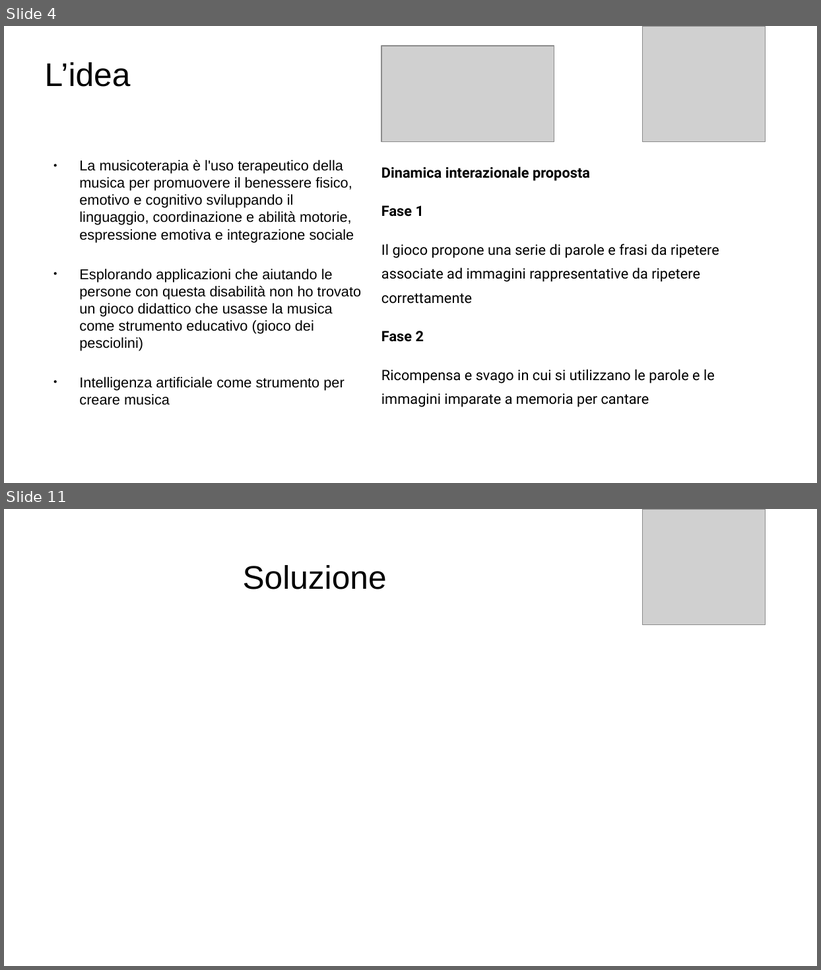
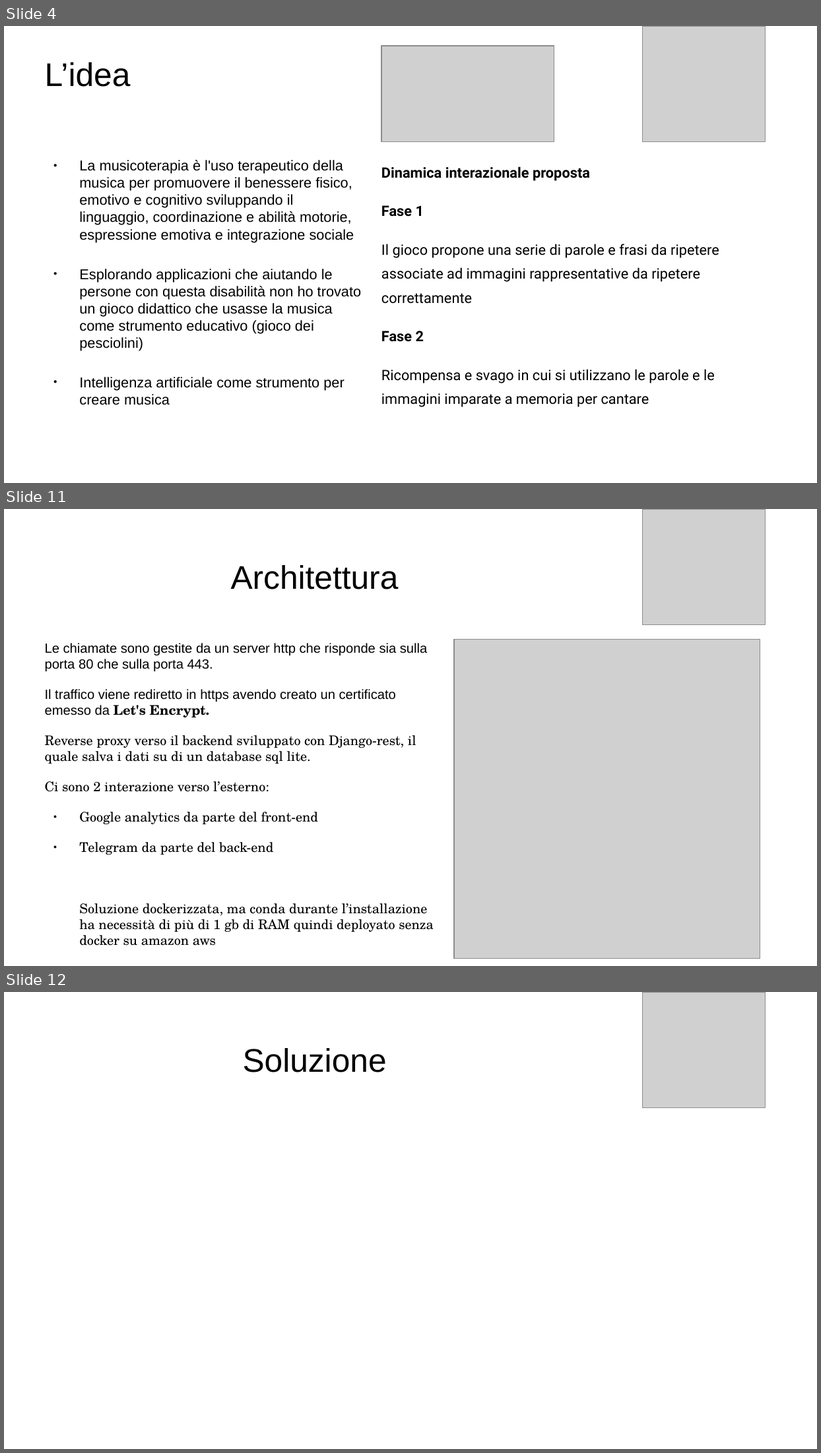
Before and after one commit to daloiso/tesi, a slide deck: presentazione_tesi.odp. Shown one above the other, each under a label of ours: slides 4 and 11 before the commit, slides 4, 11 and 12 after it; the slides between them are not shown. The pictures are 821x970 and 821x1453 pixels, drawn with LibreOffice and Linux fonts; fonts in the diff are those of the drawing; grey boxes stand for pictures. Boxes give left, top, right and bottom in pixels: in the first picture for what was removed or moved away, otherwise in the second. Text is boxed around its words. In the diff, an @@ line names an element or a change of style, - is before the commit and + after.

```diff
--- a/presentazione_tesi.odp
+++ b/presentazione_tesi.odp
@@ slide 11 added at [4,509,817,966], background #FFFFFF @@
@@ picture added at [643,509,766,625] @@
@@ title added at [231,565,399,590], 32 pt, text #000000 @@
+Architettura
@@ text added at [45,643,434,946], 12.9 pt, text #000000 @@
+Le chiamate sono gestite da un server http che risponde sia sulla porta 80 che sulla porta 443.
+Il traffico viene rediretto in https avendo creato un certificato emesso da Let's Encrypt.
+Reverse proxy verso il backend sviluppato con Django-rest, il quale salva i dati su di un database sql lite.
+Ci sono 2 interazione verso l’esterno:
+● Google analytics da parte del front-end
+● Telegram da parte del back-end
+Soluzione dockerizzata, ma conda durante l’installazione ha necessità di più di 1 gb di RAM quindi deployato senza docker su amazon aws
@@ picture added at [454,640,760,960] @@
@@ what was slide 11 is now slide 12 @@
```
Also in this commit, not shown: 1 slide changed, 5 other slides added, 5 slides removed, 3 other files.
